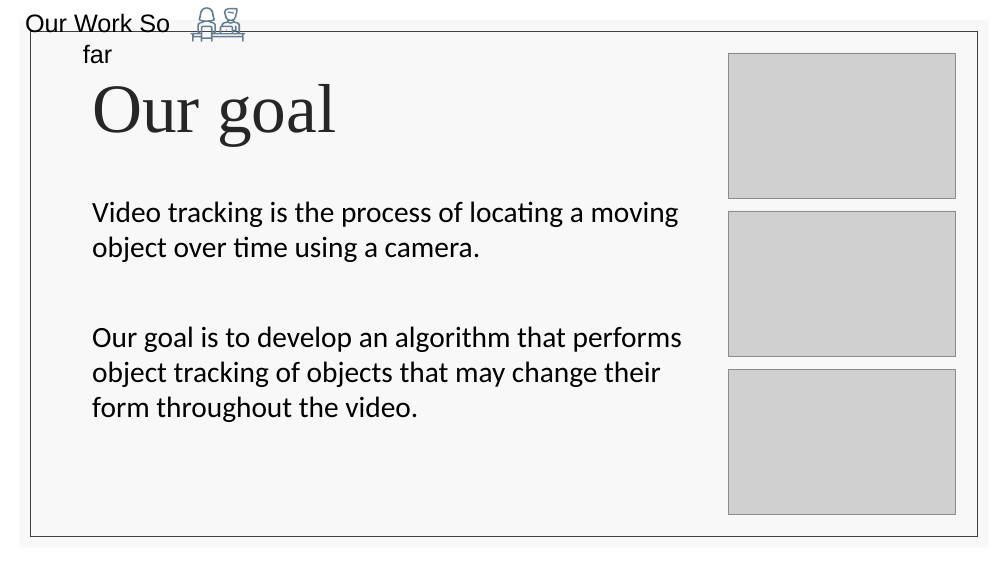
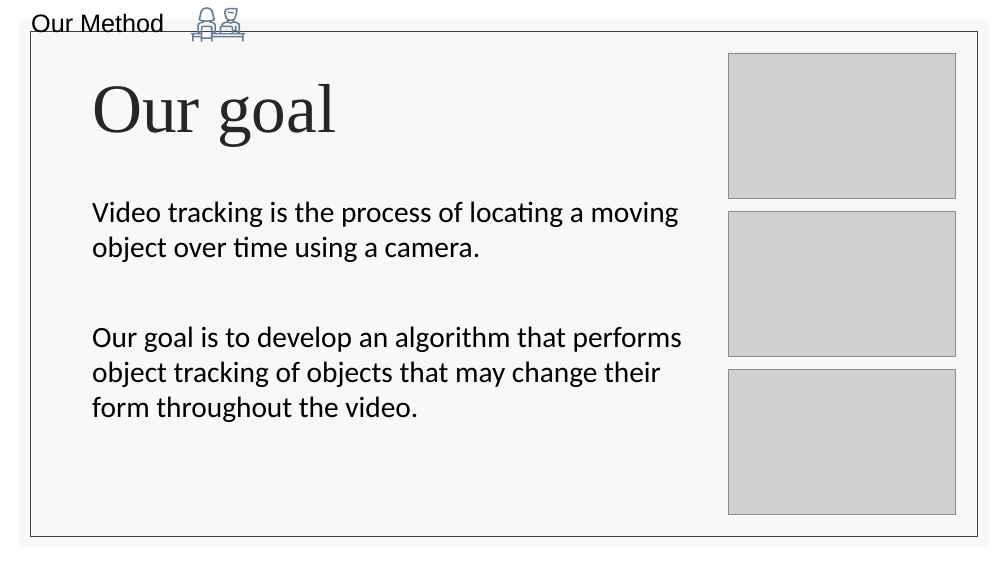
Before and after one commit to liordvir/AOTV, a slide deck: slide 7 of updated_presentation.pptx. Drawn at 1008x567 pixels with LibreOffice and Linux fonts; fonts in the diff are those of the drawing; grey boxes stand for pictures. Boxes give left, top, right and bottom in pixels: in the first picture for what was removed or moved away, otherwise in the second. Text is boxed around its words. In the diff, an @@ line names an element or a change of style, - is before the commit and + after.

```diff
--- a/updated_presentation.pptx
+++ b/updated_presentation.pptx
@@ text at (31,13,164,33): text changed @@
-Our Work So far
+Our Method
```
Also in this commit, not shown: 5 other slides changed, 1 slide added, 1 slide removed.
